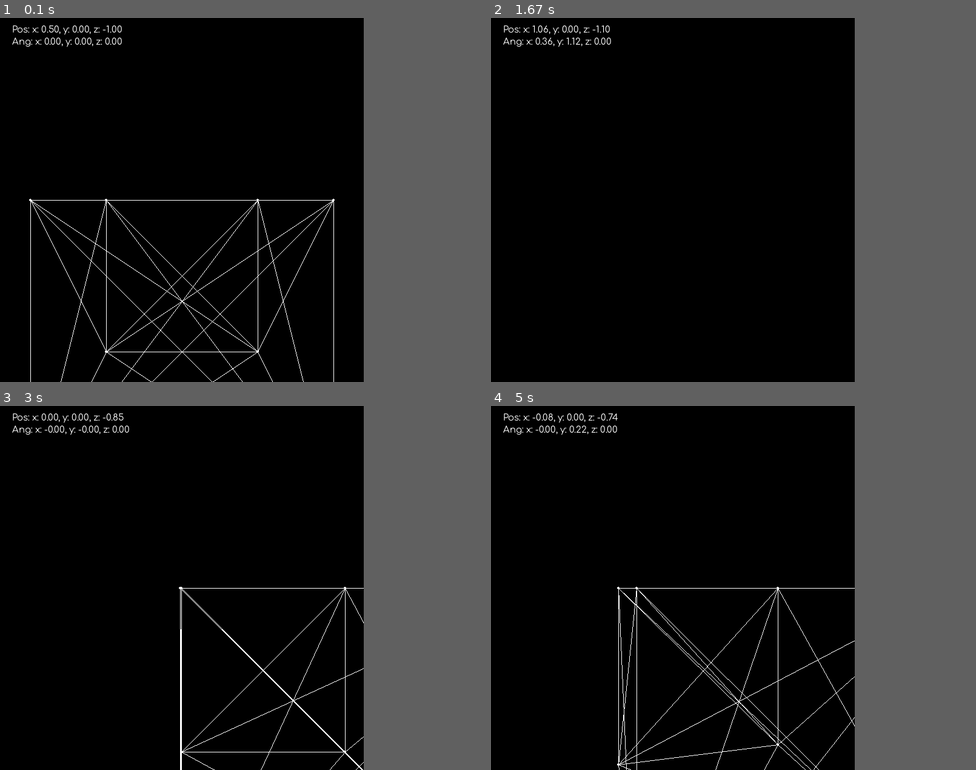
Above: before the commit, frames 1-4 (two rows, left to right).
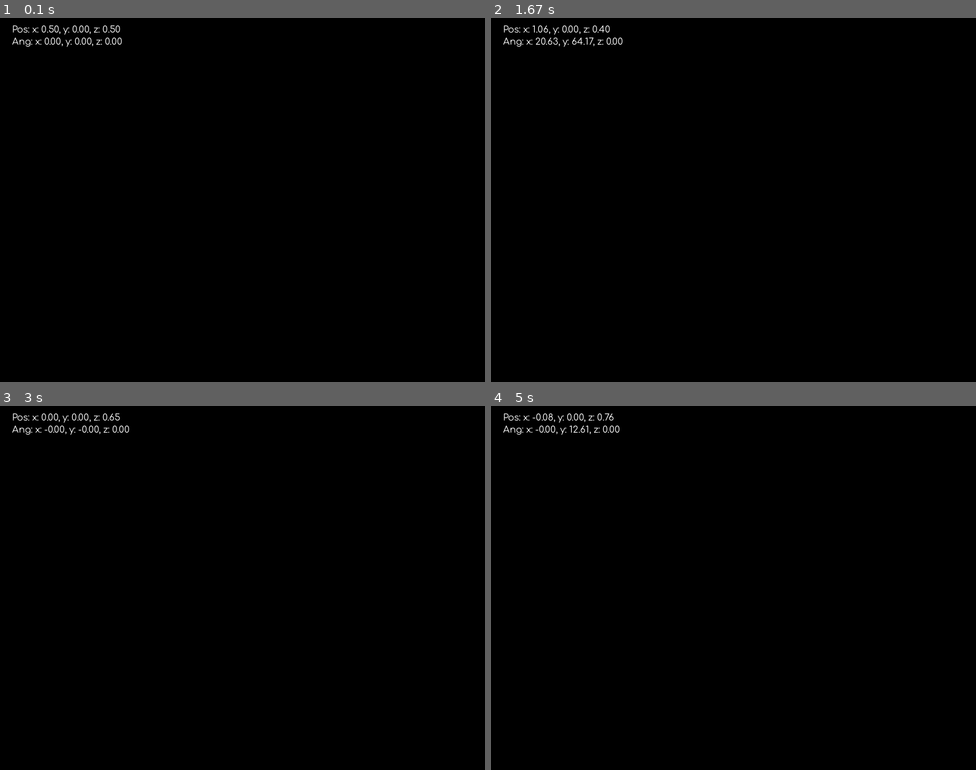
Above: after the commit, the same moments.

Repository: TreeWonTwoToFor/personal_projects
Game: pygame game, started from Python/Needs_Work/TreeOS/World/world_package/v3.py
Two runs of this game, one before a commit and one after it. Both use one fixed random seed, a clock stepped at 60 frames per second and the inputs below.
Inputs:
- Up to frame 1 (0.1 s): no input
- Up to frame 2 (1.67 s): hold Right 0.33-0.8 s; hold Up 0.83-1.13 s; hold W 0.83-1.13 s; hold Right 1.17-1.63 s; hold D 1.17-1.63 s
- Up to frame 3 (3 s): hold Left 1.67-2.2 s; hold A 1.67-2.2 s; hold Down 2.23-2.53 s; hold S 2.23-2.53 s; hold Left 2.57-2.97 s; hold A 2.57-2.97 s
- Up to frame 4 (5 s): hold Up 3-3.37 s; hold W 3-3.37 s; hold Right 3.4-4.03 s; hold D 3.4-4.03 s; hold Down 4.07-4.43 s; hold S 4.07-4.43 s; hold Left 4.47-4.93 s; hold A 4.47-4.93 s; hold Right from 4.97 s (still down); hold D from 4.97 s (still down)
The window is 600x600 before the commit and 800x600 after it. Grey fills any space a smaller window leaves; there, only what the larger window draws over its background counts as a difference.

The runs differ from the first frame. In frame 1, 1.2% of the frame differs, in the area x 6-69%, y 2-100%; in frame 2, 0.2%; in frame 3, 0.8%; in frame 4, 1.2%.

Commit message:
made a better algorithm to render stuff baised on lines

Diff:
--- a/Python/Needs_Work/TreeOS/World/world_package/v3.py
+++ b/Python/Needs_Work/TreeOS/World/world_package/v3.py
@@ -3,7 +3,7 @@
 
 debug = True
 FPS = 60
-resolution = (600, 600)
+resolution = (800, 600)
 
 pygame.font.init()
 font = pygame.font.Font("Comfortaa.ttf", 15)
@@ -32,7 +32,9 @@
         textRect = text.get_rect()
         textRect.center = (20, 10)
         screen.blit(text, textRect.center)
-        text = font.render(f"Ang: x: {camera.angle.x:.2f}, y: {camera.angle.y:.2f}, z: {camera.angle.z:.2f}", True, (255, 255, 255))
+        text = font.render(
+            f"Ang: x: {(camera.angle.x*180/math.pi):.2f}, y: {(camera.angle.y*180/math.pi):.2f}, z: {(camera.angle.z*180/math.pi):.2f}",
+            True, (255, 255, 255))
         textRect = text.get_rect()
         textRect.center = (20, 30)
         screen.blit(text, textRect.center)
@@ -45,6 +47,16 @@
         # change the position based on that change times the length of our difference
         self.point.x += dx * amount
         self.point.z += dz * amount
+
+    def fix_angles(self):
+        if camera.angle.x > math.pi/2:
+            camera.angle.x = math.pi/2-0.001
+        elif camera.angle.x < -math.pi/2:
+            camera.angle.x = -math.pi/2+0.001
+        if camera.angle.y > math.pi:
+            camera.angle.y -= math.pi*2
+        if camera.angle.y < -math.pi:
+            camera.angle.y += math.pi*2
 
 # Functions for 3d manipulations
 
@@ -93,34 +105,38 @@
     # this is imply to help make it easier to quickly draw a point
     pygame.draw.circle(screen, color, coords, 2)
 
-def draw_cube(camera):
-    # draws a specific cube out using the global "camera" variable
-    points_list = [
-        perspective_projection((0,0,0), camera.point, camera.angle),
-        perspective_projection((0,0,1), camera.point, camera.angle),
-        perspective_projection((0,1,0), camera.point, camera.angle),
-        perspective_projection((0,1,1), camera.point, camera.angle),
-        perspective_projection((1,0,0), camera.point, camera.angle),
-        perspective_projection((1,0,1), camera.point, camera.angle),
-        perspective_projection((1,1,0), camera.point, camera.angle),
-        perspective_projection((1,1,1), camera.point, camera.angle)
-    ]
-    for point in points_list:
-        draw_pt(point, (255, 255, 255))
-    for i in range(len(points_list)):
-        for j in range(len(points_list)):
-            if not i <= j:
-                pygame.draw.line(screen, (255, 255, 255), points_list[i], points_list[j])
+def draw_from_lines(camera, line_list):
+    # line_list is just a list of pairs of 3d points
+    for line in line_list:
+        point_a = perspective_projection(line[0], camera.point, camera.angle)
+        point_b = perspective_projection(line[1], camera.point, camera.angle)
+        pygame.draw.line(screen, (255, 255, 255), point_a, point_b)
+
+cube_model = [
+    ((0,1,0), (1,1,0)),
+    ((1,1,0), (1,1,1)),
+    ((1,1,1), (0,1,1)),
+    ((0,1,1), (0,1,0)),
+    ((0,2,0), (1,2,0)),
+    ((1,2,0), (1,2,1)),
+    ((1,2,1), (0,2,1)),
+    ((0,2,1), (0,2,0)),
+    ((0,1,0), (0,2,0)),
+    ((1,1,0), (1,2,0)),
+    ((0,1,1), (0,2,1)),
+    ((1,1,1), (1,2,1))
+]
 
 # general global camera
-camera = Camera((0.5,0,-1), (0,0,0))
+camera = Camera((0.5,0,0.5), (0,0,0))
 w_held, a_held, s_held, d_held = False, False, False, False
 left_held, right_held, up_held, down_held = False, False, False, False
 
 running = True
 while running:
     screen.fill((0,0,0))
-    draw_cube(camera)
+    draw_from_lines(camera, cube_model)
+    camera.fix_angles()
     if debug: camera.show_pos()
     for event in pygame.event.get():
         if event.type == pygame.QUIT:
